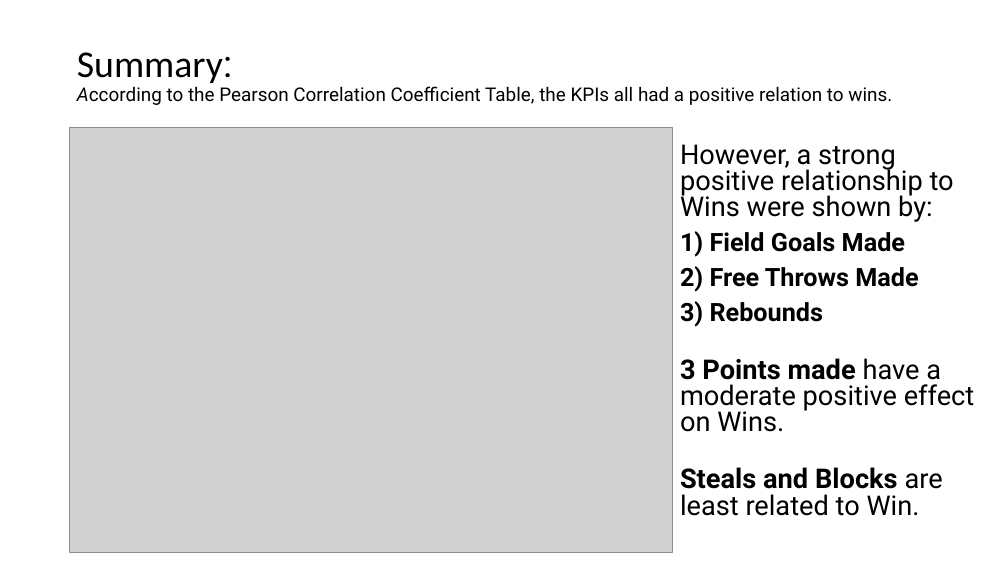
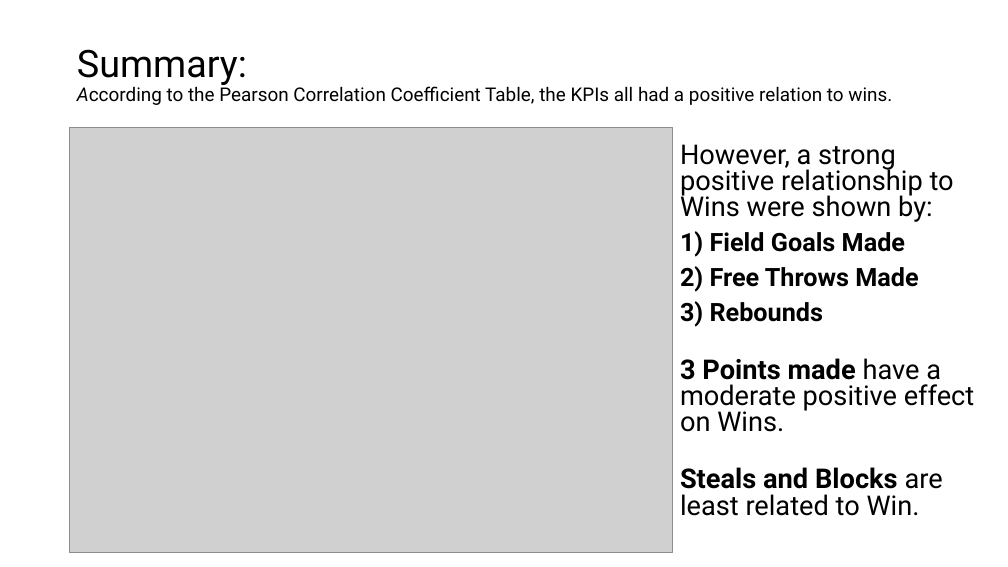
Before and after one commit to CandaceDoesData/Group_Project_1, a slide deck: slide 27 of Project_1_NBA/NBA.pptx (slide 26 before the commit). Drawn at 1008x567 pixels with LibreOffice and Linux fonts; fonts in the diff are those of the drawing; grey boxes stand for pictures. Boxes give left, top, right and bottom in pixels: in the first picture for what was removed or moved away, otherwise in the second. Text is boxed around its words. In the diff, an @@ line names an element or a change of style, - is before the commit and + after.

```diff
--- a/Project_1_NBA/NBA.pptx
+++ b/Project_1_NBA/NBA.pptx
@@ title "Summary: According to the Pearson ..." at box(77, 49, 892, 105): font Calibri to Roboto in "Summary:" @@
```
Also in this commit, not shown: 2 other slides changed, 12 slides added, 21 slides removed, 32 other files.
